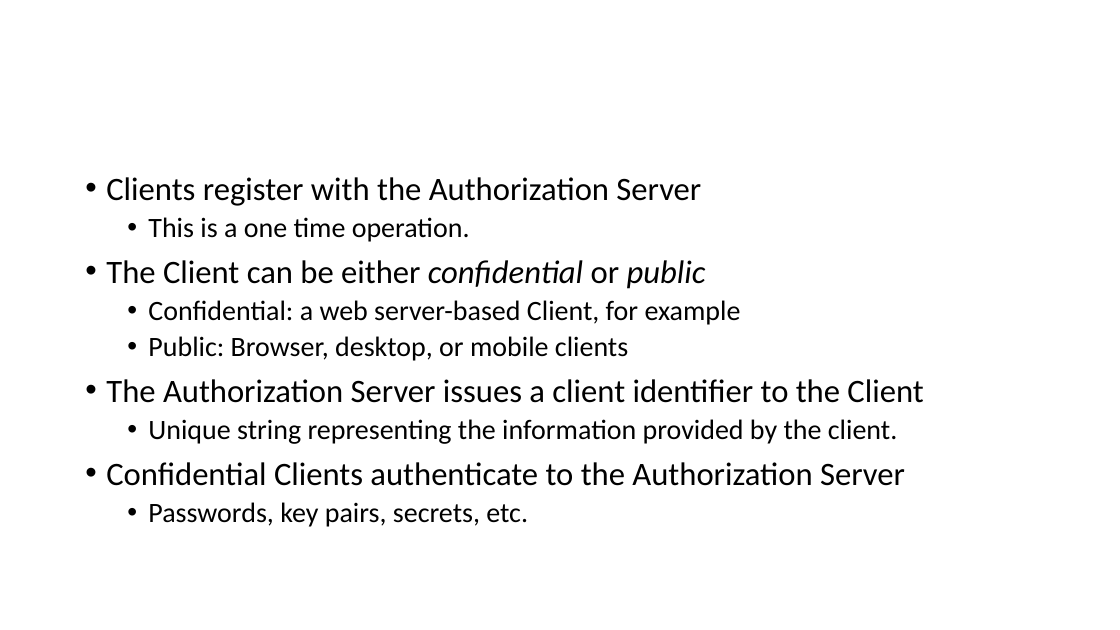
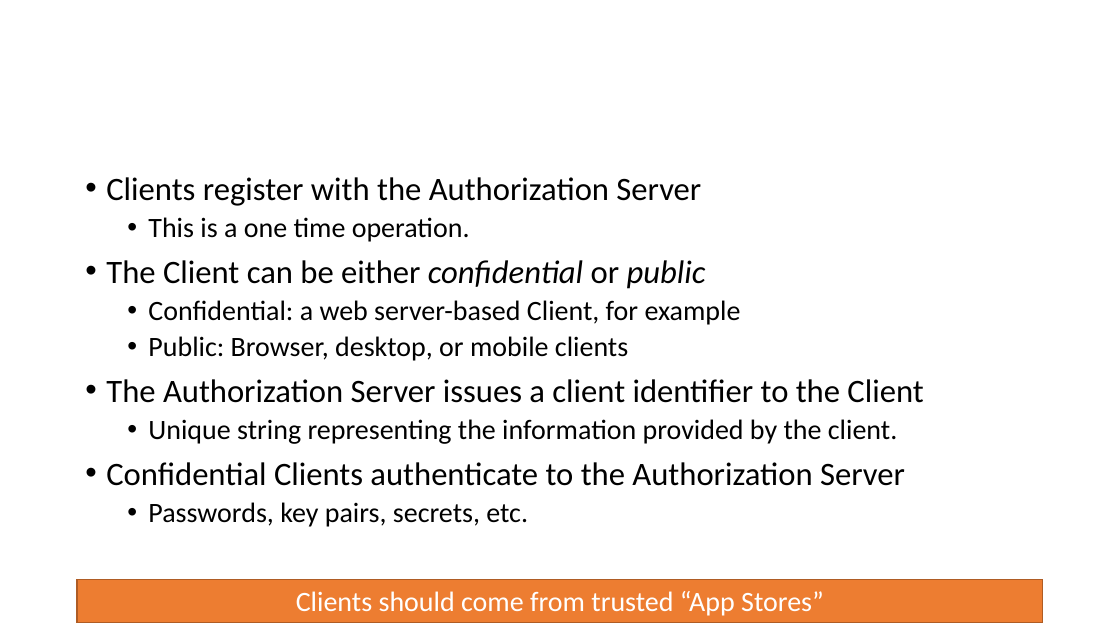
Before and after one commit to airavata-courses/airavata-courses.github.io, a slide deck: slide 20 of fall2017/slides/Fall2017-OAuth2-OIDC.pptx (slide 18 before the commit). Drawn at 1120x630 pixels with LibreOffice and Linux fonts; fonts in the diff are those of the drawing. Boxes give left, top, right and bottom in pixels: in the first picture for what was removed or moved away, otherwise in the second. Text is boxed around its words. In the diff, an @@ line names an element or a change of style, - is before the commit and + after.

```diff
--- a/fall2017/slides/Fall2017-OAuth2-OIDC.pptx
+++ b/fall2017/slides/Fall2017-OAuth2-OIDC.pptx
@@ rectangle added at bbox=[77, 580, 1044, 622], fill #ED7D31, outline #AF5C24 1 pt, 24 pt, text #FFFFFF @@
+Clients should come from trusted “App Stores”
```
Also in this commit, not shown: 15 other slides changed, 15 slides added, 1 slide removed, 2 other files.
